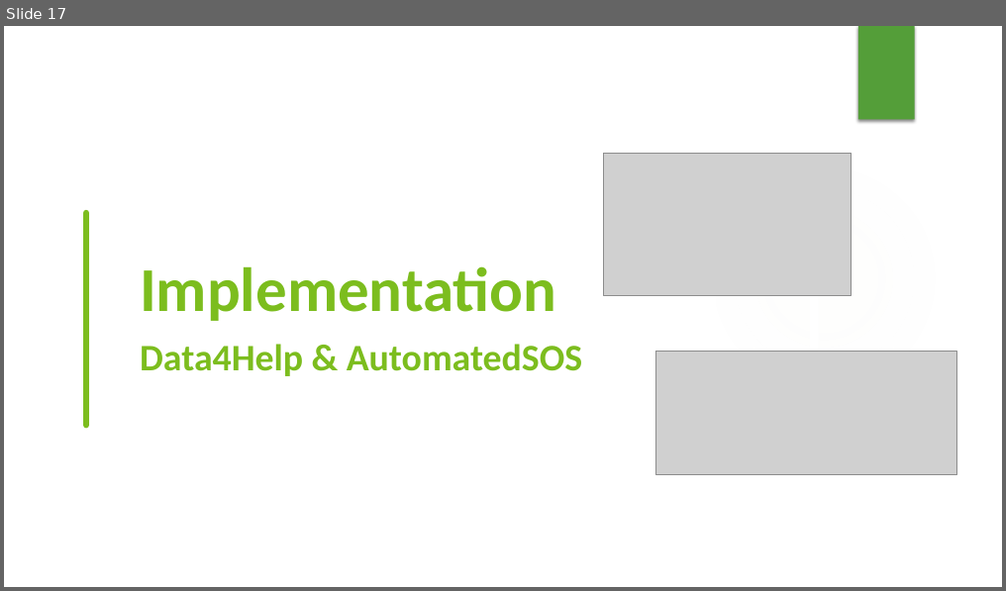
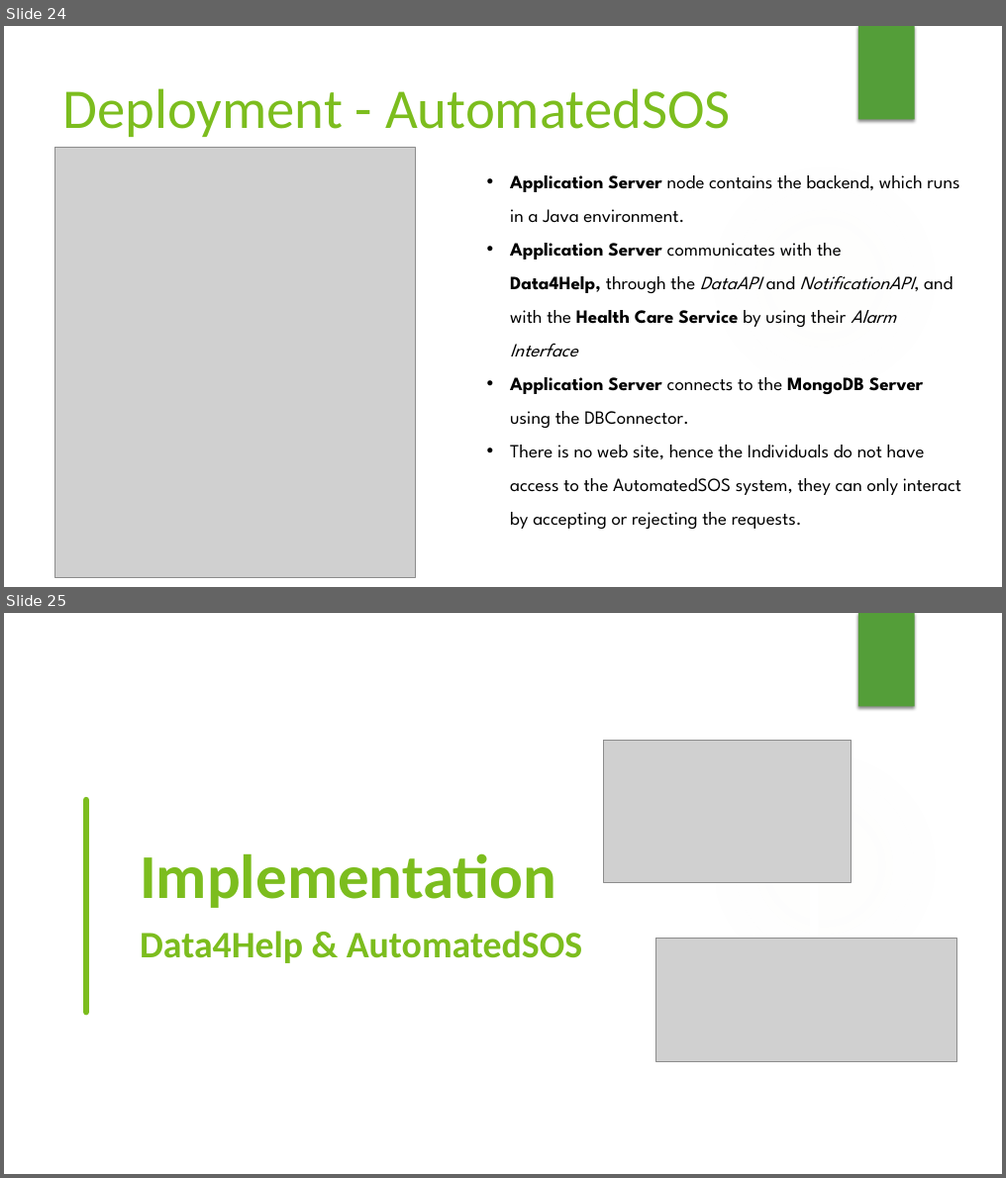
Before and after one commit to lauraschiatti/TrackMe, a slide deck: DeliveryFolder/Project presentation.pptx. Shown one above the other, each under a label of ours: slide 17 before the commit, slides 24 and 25 after it. The pictures are 1006x591 and 1006x1178 pixels, drawn with LibreOffice and Linux fonts; fonts in the diff are those of the drawing; grey boxes stand for pictures; background and template pictures are left out. Boxes give left, top, right and bottom in pixels: in the first picture for what was removed or moved away, otherwise in the second. Text is boxed around its words. In the diff, an @@ line names an element or a change of style, - is before the commit and + after.

```diff
--- a/DeliveryFolder/Project presentation.pptx
+++ b/DeliveryFolder/Project presentation.pptx
@@ slide 24 added at (4, 26, 1002, 587), background #FFFFFF; not listed: 2 template elements that a slide beside it also shows @@
@@ text added at (62, 88, 731, 137), 54 pt, text #7CBD1E @@
+Deployment - AutomatedSOS
@@ picture added at (54, 148, 415, 578) @@
@@ text added at (510, 175, 961, 529), 18 pt, text #000000 @@
+• Application Server node contains the backend, which runs in a Java environment.
+• Application Server communicates with the Data4Help, through the DataAPI and NotificationAPI, and with the Health Care Service by using their Alarm Interface
+• Application Server connects to the MongoDB Server using the DBConnector.
+• There is no web site, hence the Individuals do not have access to the AutomatedSOS system, they can only interact by accepting or rejecting the requests.
@@ what was slide 17 is now slide 25 @@
```
Also in this commit, not shown: 2 slides changed, 14 other slides added, 7 slides removed.
